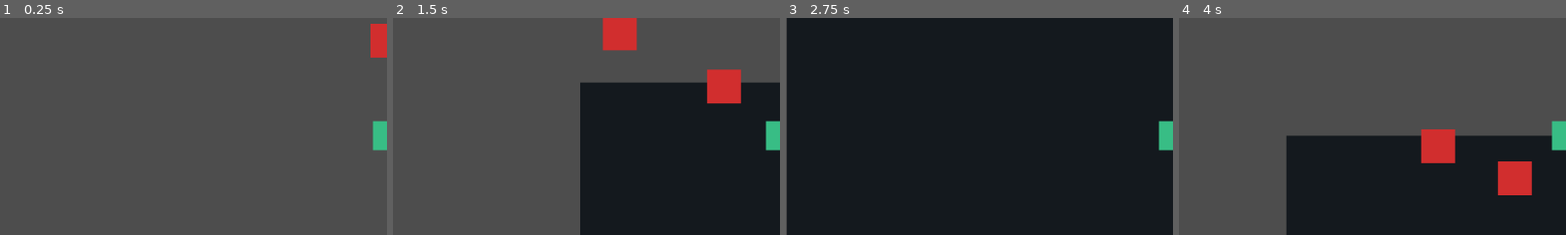
Above: before the commit, frames 1-4 (left to right).
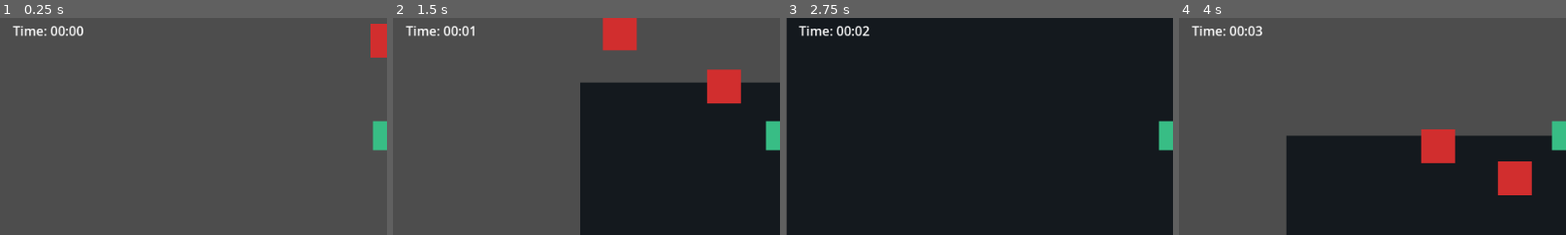
Above: after the commit, the same moments.

Repository: djlasher/Multi-Agent-Volume-1-RPG
Game: Godot game, scene res://scenes/main.tscn
Two runs of this game, one before a commit and one after it. Both use one fixed random seed, a clock stepped at 60 frames per second and the inputs below.
Inputs (mouse positions are % of the whole screen's width and height, from its top left):
- Up to frame 1 (0.25 s): no input
- Up to frame 2 (1.5 s): tap Enter at 0.5 s; move the mouse to (72, 45) at 0.52 s; hold Right (ui_right) 0.53-1.28 s; tap 1 at 0.6 s; click (72, 45) at 0.67 s; tap Space at 0.77 s; move the mouse to (30, 55) at 1.27 s; hold Down (ui_down) from 1.28 s (still down); tap 2 at 1.35 s
- Up to frame 3 (2.75 s): tap Space at 1.52 s; move the mouse to (60, 28) at 2.02 s; release Down (ui_down) at 2.03 s; hold Right (ui_right) from 2.03 s (still down); tap 3 at 2.1 s
- Up to frame 4 (4 s): move the mouse to (45, 70) at 2.77 s; release Right (ui_right) at 2.78 s; hold Up (ui_up) 2.78-3.53 s; tap R at 2.85 s; click (45, 70) at 2.92 s; tap Space at 3.02, 3.77 s; move the mouse to (80, 65) at 3.52 s; hold Left (ui_left) from 3.53 s (still down); tap 1 at 3.6 s
The pictures show only the part of the screen within x 0-50%, y 23-73%; the shares and areas given below are measured in that part.

The runs differ from the first frame. In frame 1, 0.5% of the frame differs, in the area x 3-22%, y 3-9%; in frame 2, 0.4%; in frame 3, 0.5%; in frame 4, 0.5%.

Commit message:
Add run timer summary

Diff:
--- a/scenes/main.tscn
+++ b/scenes/main.tscn
@@ -58,6 +58,13 @@
 offset_bottom=126.0
 text="Wave: 1"
 
+[node name="TimeLabel" type="Label" parent="GameUI"]
+offset_left=16.0
+offset_top=128.0
+offset_right=220.0
+offset_bottom=154.0
+text="Time: 00:00"
+
 [node name="LevelUpLabel" type="Label" parent="GameUI"]
 visible=false
 offset_left=324.0
@@ -81,6 +88,16 @@
 horizontal_alignment=1
 vertical_alignment=1
 
+[node name="RunSummaryLabel" type="Label" parent="GameUI"]
+visible=false
+offset_left=300.0
+offset_top=320.0
+offset_right=660.0
+offset_bottom=440.0
+text="Run Summary"
+horizontal_alignment=1
+vertical_alignment=1
+
 [node name="GameOverLabel" type="Label" parent="GameUI"]
 visible=false
 offset_left=324.0
--- a/scripts/main.gd
+++ b/scripts/main.gd
@@ -17,13 +17,17 @@
 var level: int = 1
 var wave: int = 1
 var choosing_upgrade: bool = false
+var elapsed_time: float = 0.0
+var run_over: bool = false
 
 @onready var defeated_count_label: Label = $GameUI/DefeatedCountLabel
 @onready var xp_count_label: Label = $GameUI/XPCountLabel
 @onready var level_label: Label = $GameUI/LevelLabel
 @onready var wave_label: Label = $GameUI/WaveLabel
+@onready var time_label: Label = $GameUI/TimeLabel
 @onready var level_up_label: Label = $GameUI/LevelUpLabel
 @onready var upgrade_choice_label: Label = $GameUI/UpgradeChoiceLabel
+@onready var run_summary_label: Label = $GameUI/RunSummaryLabel
 @onready var enemy_spawn_point: Node2D = $EnemySpawnPoint
 @onready var player = $Player
 @onready var enemy = $Enemy
@@ -34,10 +38,19 @@
 	_update_xp_count()
 	_update_level()
 	_update_wave()
+	_update_time()
 	_configure_enemy(enemy)
 	_fill_enemy_count()
 	level_up_label.visible = false
 	upgrade_choice_label.visible = false
+	run_summary_label.visible = false
+
+func _process(delta: float) -> void:
+	if run_over or choosing_upgrade:
+		return
+
+	elapsed_time += delta
+	_update_time()
 
 func enemy_defeated(defeat_position: Vector2) -> void:
 	enemies_defeated += 1
@@ -110,6 +123,19 @@
 	pickup.position = spawn_position
 	add_child(pickup)
 
+func player_game_over() -> void:
+	if run_over:
+		return
+
+	run_over = true
+	run_summary_label.text = "Run Summary\nTime: %s\nEnemies defeated: %s\nLevel reached: %s\nWave reached: %s" % [
+		_format_time(elapsed_time),
+		enemies_defeated,
+		level,
+		wave,
+	]
+	run_summary_label.visible = true
+
 func _update_defeated_count() -> void:
 	defeated_count_label.text = "Enemies defeated: %s" % enemies_defeated
 
@@ -121,6 +147,15 @@
 
 func _update_wave() -> void:
 	wave_label.text = "Wave: %s" % wave
+
+func _update_time() -> void:
+	time_label.text = "Time: %s" % _format_time(elapsed_time)
+
+func _format_time(time_seconds: float) -> String:
+	var total_seconds := int(time_seconds)
+	var minutes := int(total_seconds / 60)
+	var seconds := total_seconds % 60
+	return "%02d:%02d" % [minutes, seconds]
 
 func _configure_enemy(enemy_node: Node) -> void:
 	if enemy_node.has_method("configure_for_wave"):
--- a/scripts/player.gd
+++ b/scripts/player.gd
@@ -81,4 +81,6 @@
 	body.color = Color(1.0, 0.22, 0.22, 1)
 	if game_over_label != null:
 		game_over_label.visible = true
+	if get_tree().current_scene.has_method("player_game_over"):
+		get_tree().current_scene.player_game_over()
 	print("Game Over - press R to restart")
--- a/tests/smoke_test.gd
+++ b/tests/smoke_test.gd
@@ -19,7 +19,9 @@
 	"GameUI/XPCountLabel",
 	"GameUI/LevelLabel",
 	"GameUI/WaveLabel",
+	"GameUI/TimeLabel",
 	"GameUI/UpgradeChoiceLabel",
+	"GameUI/RunSummaryLabel",
 	"GameUI/GameOverLabel",
 ]
 
Not shown, changed: DEVELOPMENT_LOG.md
Not shown, changed: docs/DEVLOG.md
Not shown, changed: docs/RUNNING_LOCALLY.md
